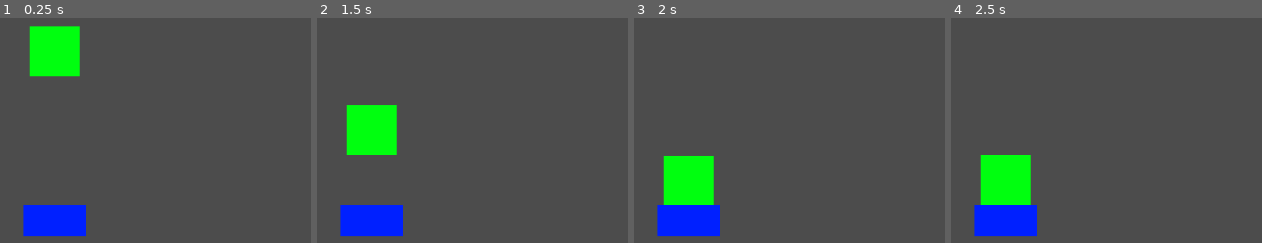
Above: before the commit, frames 1-4 (left to right).
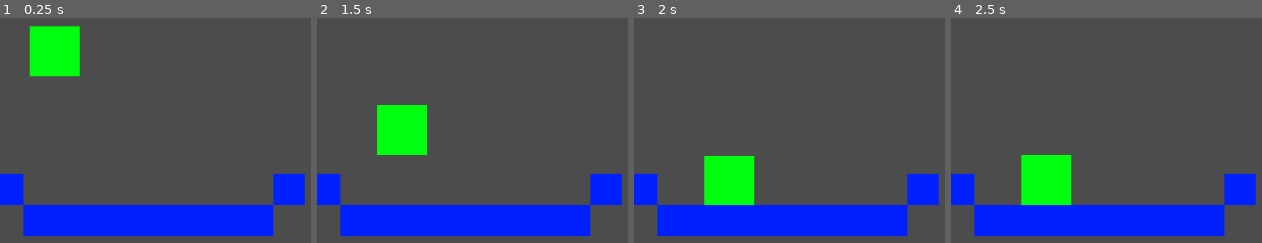
Above: after the commit, the same moments.

Repository: jamesgreen-0795/exe-hackathon
Game: Godot game, scene res://Main.tscn
The game is run twice, just before and just after one commit, with the same random seed, the same clock (stepped at 60 frames per second) and the same inputs. The project has no main scene, so this scene is started directly.
Inputs:
- Up to frame 1 (0.25 s): no input
- Up to frame 2 (1.5 s): tap Enter at 0.5 s; hold Right (ui_right) 0.53-1.28 s; hold Left (ui_left) from 1.28 s (still down)
- Up to frame 3 (2 s): keep holding Left (ui_left)
- Up to frame 4 (2.5 s): release Left (ui_left) at 2.03 s; hold Right (ui_right) from 2.03 s (still down)

The runs differ from the first frame. In frame 1, 11% of the frame differs, in the area x 0-99%, y 69-97%; in frame 2, 15%; in frame 3, 17%; in frame 4, 17%, in the area x 0-99%, y 60-97%.

Commit message:
feat: player movement

Diff:
--- a/TakeThis/Main.tscn
+++ b/TakeThis/Main.tscn
@@ -9,10 +9,33 @@
 [node name="Player" parent="." instance=ExtResource( 1 )]
 
 [node name="Walls" type="Node" parent="."]
-editor/display_folded = true
 
 [node name="Wall" parent="Walls" instance=ExtResource( 2 )]
 position = Vector2( 50, 270 )
 
 [node name="Wall2" parent="Walls" instance=ExtResource( 2 )]
 position = Vector2( 90, 270 )
+
+[node name="Wall3" parent="Walls" instance=ExtResource( 2 )]
+position = Vector2( 130, 270 )
+
+[node name="Wall4" parent="Walls" instance=ExtResource( 2 )]
+position = Vector2( 170, 270 )
+
+[node name="Wall5" parent="Walls" instance=ExtResource( 2 )]
+position = Vector2( 210, 270 )
+
+[node name="Wall6" parent="Walls" instance=ExtResource( 2 )]
+position = Vector2( 250, 270 )
+
+[node name="Wall7" parent="Walls" instance=ExtResource( 2 )]
+position = Vector2( 290, 270 )
+
+[node name="Wall8" parent="Walls" instance=ExtResource( 2 )]
+position = Vector2( 330, 270 )
+
+[node name="Wall9" parent="Walls" instance=ExtResource( 2 )]
+position = Vector2( 370, 230 )
+
+[node name="Wall10" parent="Walls" instance=ExtResource( 2 )]
+position = Vector2( 10, 230 )
--- a/TakeThis/Player.gd
+++ b/TakeThis/Player.gd
@@ -1,7 +1,7 @@
 extends RigidBody2D
 
-export (int) var speed = 200
-export (Vector2) var velocity = Vector2()
+export (int) var speed = 100
+export (int) var maxSpeed = 200
 
 # Declare member variables here. Examples:
 # var a = 2
@@ -12,15 +12,14 @@
 	pass # Replace with function body.
 
 func _physics_process(delta):
-	get_input()
-	velocity = velocity
+	update_input(delta)
 
-func get_input():
-    velocity = Vector2()
-    if Input.is_action_pressed('right'):
-        velocity.x += 1
-    if Input.is_action_pressed('left'):
-        velocity.x -= 1
+func update_input(delta):
+
+    if Input.is_action_pressed('ui_right') and self.linear_velocity.x < maxSpeed:
+        self.linear_velocity.x += speed * delta
+    if Input.is_action_pressed('ui_left') and self.linear_velocity.x > -maxSpeed :
+        self.linear_velocity.x -= speed * delta
 
 # Called every frame. 'delta' is the elapsed time since the previous frame.
 #func _process(delta):
